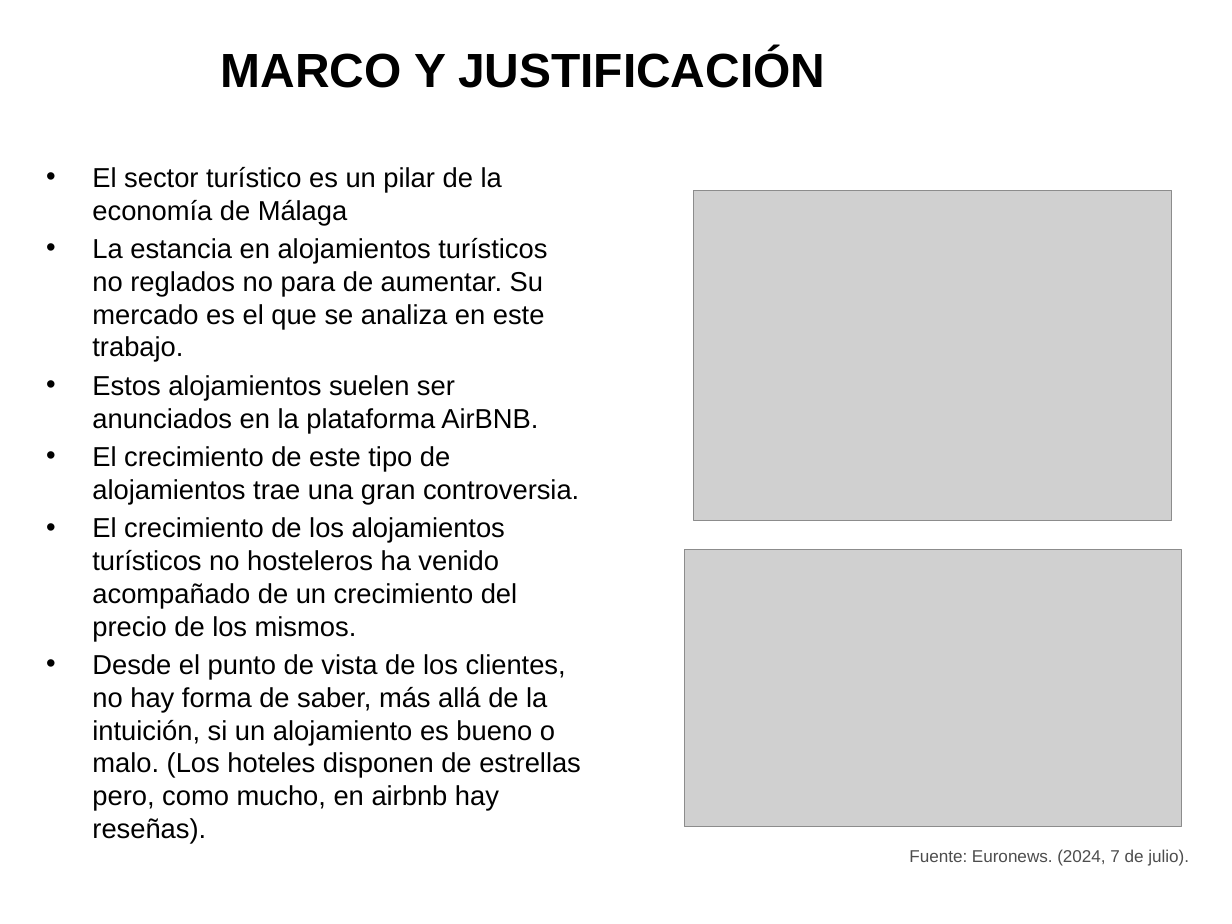
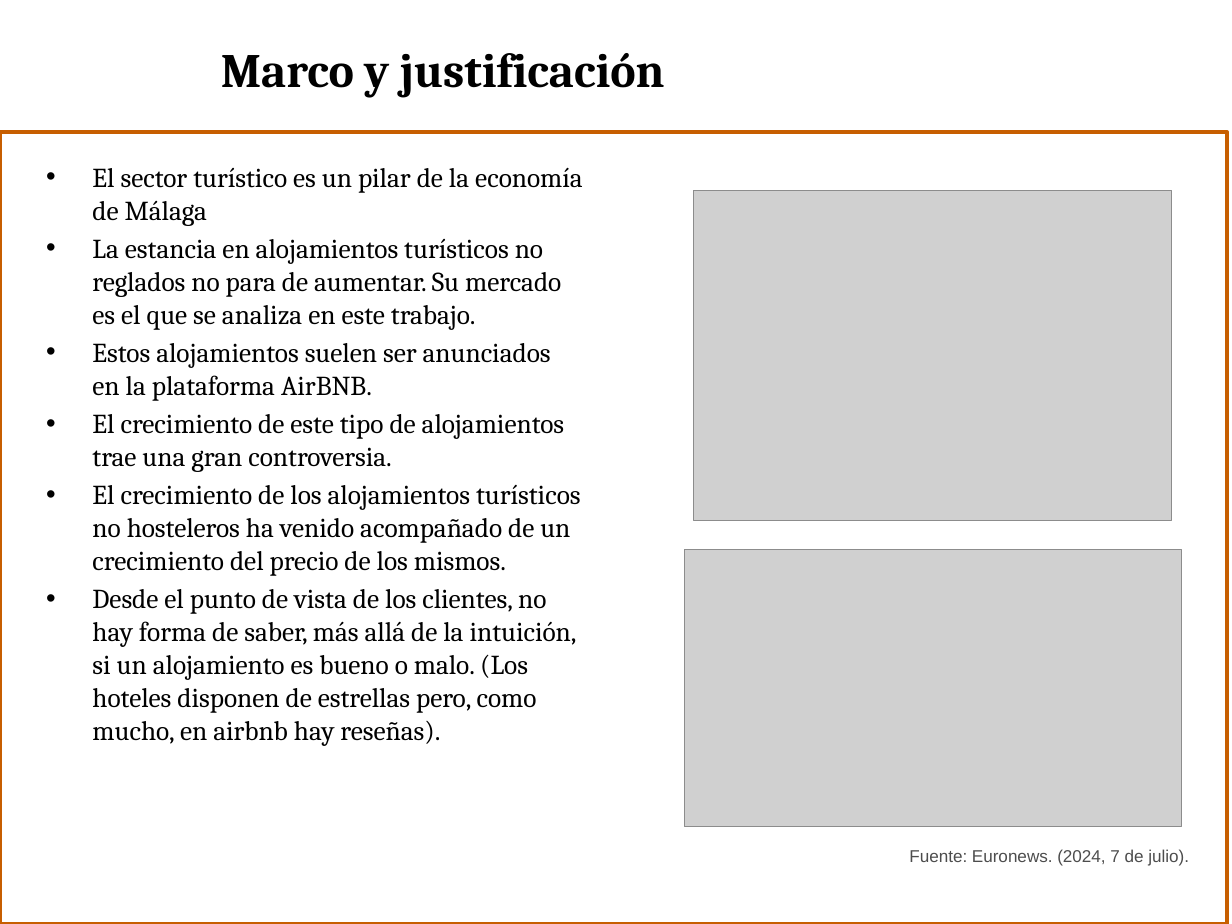
Before and after one commit to Joseluisvic/Trabajo-Final-De-M-ster, a slide deck: slide 3 of Presentación TFM.pptx. Drawn at 1232x924 pixels with LibreOffice and Linux fonts; fonts in the diff are those of the drawing; grey boxes stand for pictures; background and template pictures are left out. Boxes give left, top, right and bottom in pixels: in the first picture for what was removed or moved away, otherwise in the second. Text is boxed around its words. In the diff, an @@ line names an element or a change of style, - is before the commit and + after.

```diff
--- a/Presentación TFM.pptx
+++ b/Presentación TFM.pptx
@@ title at (221, 53, 665, 98): text changed; font Arial to Cambria @@
-MARCO Y JUSTIFICACIÓN
+Marco y justificación
@@ rectangle added at (0, 132, 1227, 924), fill #FFFFFF, outline #C75E00 2 pt @@
@@ text "El sector turístico es un ..." at (92, 167, 583, 746): font Arial to Cambria @@
```
Also in this commit, not shown: 7 other slides changed, 9 slides added, 3 slides removed, 1 other file.
